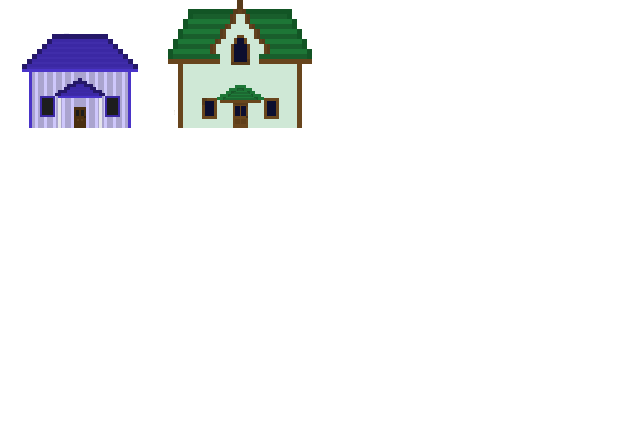
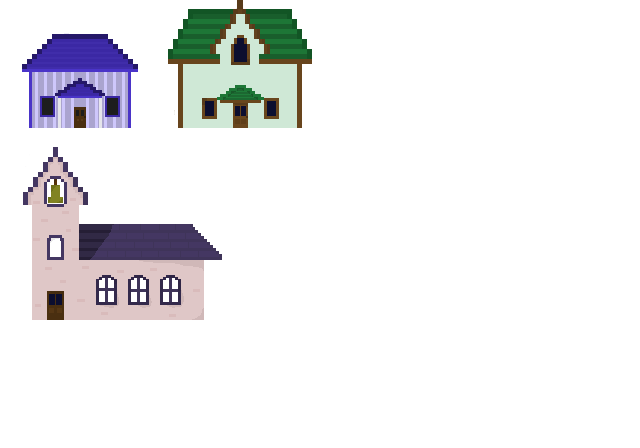
The second (640, 448) image is a revision of the first. Changes to its layers:
painted on "Hintergrund" over [23, 147, 222, 320]
